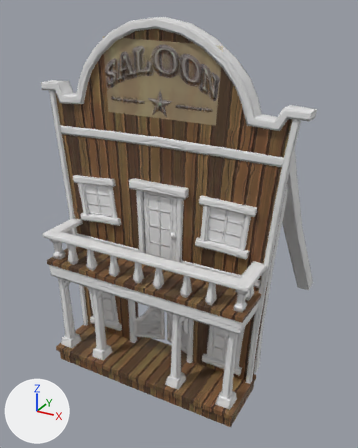
An edit to the FBX model Assets/Art/Environment/Meshes/Saloon.fbx, drawn before and after from the same camera.
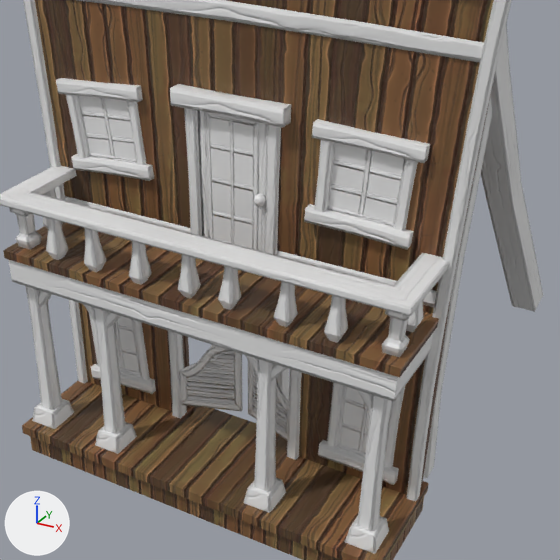
Old and new are each drawn whole from a camera (50 mm lens) standing at (5.98, -9.96, 9.44) and looking at (-0.47, 1.77, 3.58) and again close up on the part from 13% to 90% of the width and 30% to 92% of the height. Every picture has the same lights, and +X, +Y and +Z are marked at lower left. Where no turn or scale is listed for an object, it has been applied to the vertices.

The scene before the commit, as lines of its bpy script (objects in view):
```python
me_cube_206 = bpy.data.meshes.new('Cube.206')
me_cube_206.from_pydata(...)  # 12 vertices, 8 faces; spans x -0.77..0.81, y -0.11..0.11, z -0.11..0.12
me_cube_206.materials.append(mat_trima)
me_cube_212 = bpy.data.meshes.new('Cube.212')
me_cube_212.from_pydata(...)  # 16 vertices, 12 faces; spans x -0.038..0.159, y -0.099..0.111, z 0.199..0.897
me_cube_212.materials.append(mat_trima)
me_cube_218 = bpy.data.meshes.new('Cube.218')
me_cube_218.from_pydata(...)  # 10 vertices, 4 faces; spans x -2.78..2.82, y -0.11, z -0.11..0.11
me_cube_218.materials.append(mat_trima)
me_plane_028 = bpy.data.meshes.new('Plane.028')
me_plane_028.from_pydata(...)  # 24 vertices, 16 faces; spans x 4.8..91.7, y -1.3..27.8, z -56.3..0.0
me_plane_028.materials.append(mat_trima)
me_plane_030 = bpy.data.meshes.new('Plane.030')
me_plane_030.from_pydata(...)  # 34 vertices, 34 faces; spans x -0.99..0.02, y -0.14..0.03, z 0.0..2.02
me_plane_030.materials.append(mat_trima)
ob_cube_048 = bpy.data.objects.new('Cube.048', me_cube_206)
ob_cube_048.location = (0.02, -0.2, 5.39)
ob_cube_055 = bpy.data.objects.new('Cube.055', me_cube_212)
ob_cube_055.location = (-0.79, -1.16, 2.99)
ob_cube_060 = bpy.data.objects.new('Cube.060', me_cube_218)
ob_cube_060.location = (0.01, -0.03, 3.44)
ob_doora_001 = bpy.data.objects.new('DoorA.001', me_plane_030)
ob_doora_001.location = (0.52, -0.15, 3.32)
ob_plane_009 = bpy.data.objects.new('Plane.009', me_plane_028)
ob_plane_009.location = (-1.0, -0.17, 0.69)
ob_plane_009.rotation_euler = (-3.142, 0.0, 0.296)  # degrees (-180, 0, 17)
ob_plane_009.scale = (0.02, 0.02, 0.02)
# also in view: 'Cube.037' at (0.98, -1.05, 1.67); 'Cube.061' at (0.07, -0.15, 6.49); 'Cube.054' at (-1.4, -1.17, 3.55); 'Cube.034' at (0.01, -0.71, 2.99); 'Cube.030' at (-0.96, -0.13, 1.49)
```
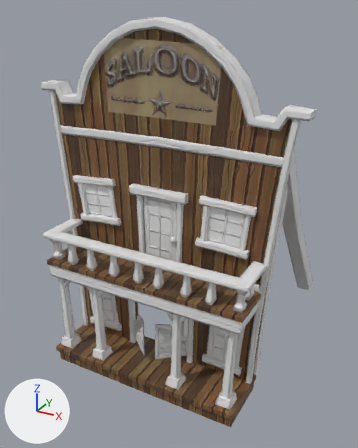
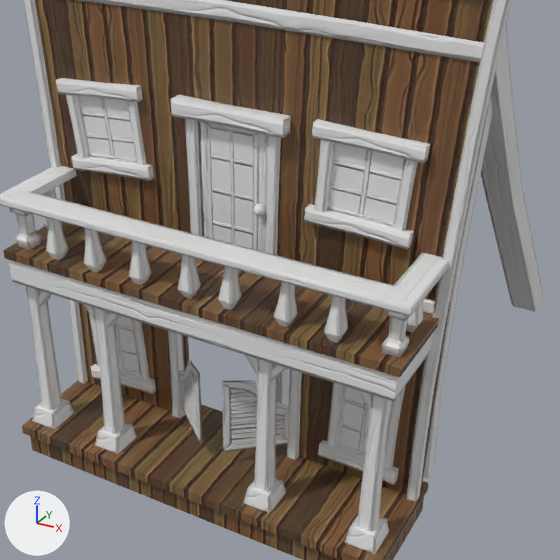
Boxes [x1, y1, x2, y2] around the edits, measured in the close-ups (560 x 560 px):
'DoorA.001', moved: before [197, 110, 266, 252]; after [198, 121, 266, 252]
'Plane.009', reshaped, turned: before [179, 345, 289, 441]; after [179, 360, 289, 452]
'Cube.048', moved: before [170, 84, 291, 127]; after [171, 94, 291, 139]
'Cube.060', moved: before [64, 196, 437, 308]; after [423, 298, 435, 315]

The edits, one by one:
me_plane_028 is used by ob_plane_009; location (-1.0, -0.17, 0.69); rotation (-3.142, 0.0, 0.296), in degrees (-180, 0, 17); scale (0.02, 0.02, 0.02).
me_plane_028 had 24 vertices, 16 faces and spanned x 4.8..91.7, y -1.3..27.8, z -56.3..0.0.
me_plane_028 now has 24 vertices, 16 faces and spans x 4.0..76.8, y -56.7..-0.4, z -56.3..0.0.
me_plane_028 part 1: 24 of 24 vertices moved; they spanned x 4.8..91.7, y -1.3..27.8, z -56.3..0.0 and now span x 4.0..76.8, y -56.7..-0.4, z -56.3..0.0; mean shift (-1.7, -26.1, 0.0); largest move (91.1, 27.8, -28.8) -> (76.8, -56.3, -28.8).
Object 'Cube.060' (ob_cube_060) moves from (0.01, -0.03, 3.44) to (0.01, -0.03, 3.31).
Object 'Plane.009' (ob_plane_009) turns from (-180, 0, 17) to (180, 0, -36) degrees about x, y and z.
Object 'DoorA.001' (ob_doora_001) moves from (0.52, -0.15, 3.32) to (0.52, -0.15, 3.19).
Object 'Cube.048' (ob_cube_048) moves from (0.02, -0.2, 5.39) to (0.02, -0.2, 5.25).
